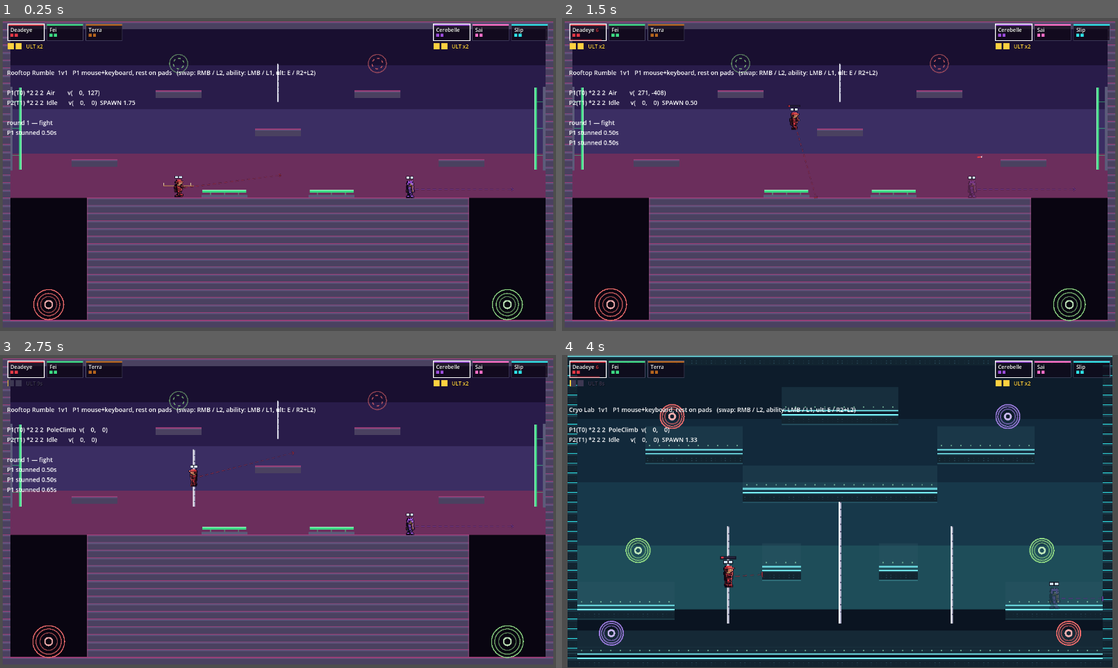
Above: before the commit, frames 1-4 (two rows, left to right).
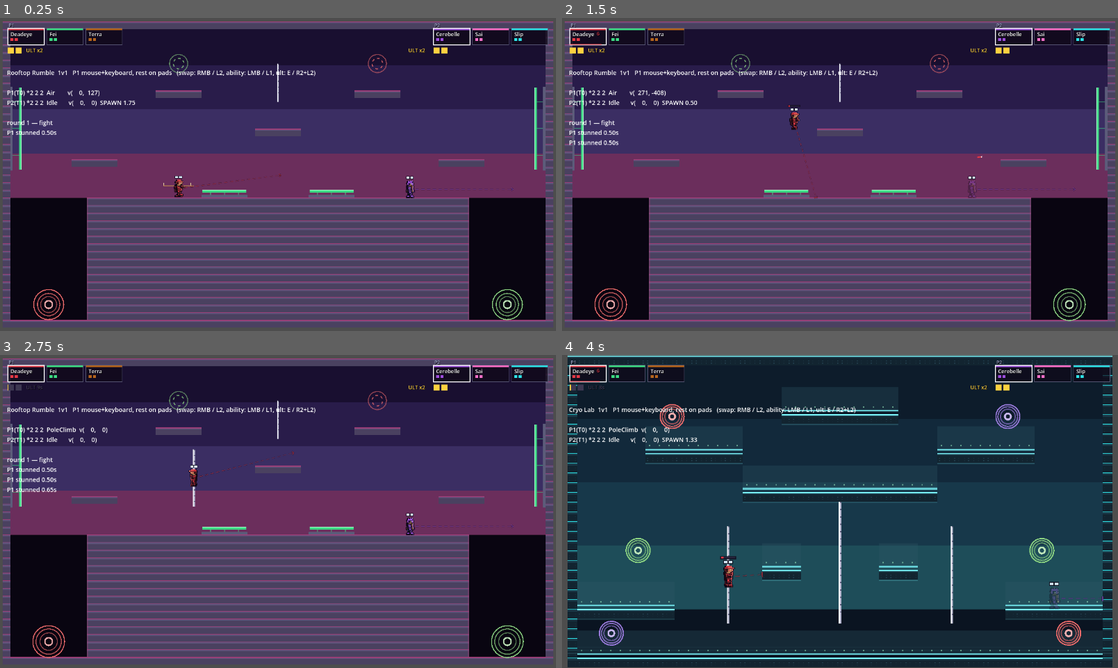
Above: after the commit, the same moments.

Repository: evanli02/stomp-fight-prototype
Game: Godot game, scene res://tests/terrain_harness.tscn
Same seed, same stepped clock (60 frames per second), same inputs: the game is played once before the commit and once after it. This scene is started directly instead of the project's main scene.
Inputs (mouse positions are in pixels of both pictures, inside the frame that each line leads up to):
- Up to frame 1 (0.25 s): no input
- Up to frame 2 (1.5 s): tap Enter at 0.5 s; move the mouse to (962, 158) at 0.52 s; hold Right 0.53-1.25 s; tap Keypad Enter at 0.6 s; click (962, 158) at 0.67 s; tap Space (p0_jump) at 0.77 s; drag from (728, 190) to (973, 183) at 1.27 s
- Up to frame 3 (2.75 s): move the mouse to (333, 442) at 2.02 s; hold Left from 2.03 s (still down); tap E at 2.1 s
- Up to frame 4 (4 s): release Left at 2.75 s; drag from (812, 574) to (756, 483) at 2.77 s; move the mouse to (1006, 558) at 3.52 s; hold Right from 3.53 s (still down); tap Shift at 3.6 s; tap Space (p0_jump) at 3.77 s

The runs differ from the first frame. In frame 1, 1.5% of the frame differs, in the area x 1-99%, y 1-12%; in frame 2, 1.6%; in frame 3, 1.5%; in frame 4, 1.3%.

Commit message:
fix(ui): lay the HUD out by team so 2v2 and 3v3 are readable
The HUD put seat 0 on the left and every OTHER seat at the same spot on
the right. Invisible at 1v1, and three blocks drawn on top of each other
at 3v3 - the formats shipped but their readout never did.

Blocks now group by team: team 0 stacks down the left edge, team 1 down
the right, so which side of the screen a block is on always answers whose
it is. Each block gained a seat label, because from 2v2 up there are
three identical-looking blocks per side and the side alone stops being
enough.

They also scale with the format - full size up to two seats, 0.80 at
four, 0.64 at six. Six full-size blocks would cover a third of the
screen, and a HUD that overlaps the fight is worse than a terse one. Hero
names are the first thing dropped when they shrink: widest element, least
useful once you know the roster, and the accent stripe still says which
hero a card is. The ult label flips to the inboard side on mirrored
blocks so it cannot run off the right edge.

The layout is pure arithmetic over the roster and the format, so the
harness checks it without drawing: one block per seat, no two seats in
the same place, and the whole stack clear of the play area, at all three
formats. The collision check is exactly the bug this replaced.

Match harness 217 -> 226.

Co-Authored-By: Claude Opus 5 <noreply@anthropic.com>

Diff:
--- a/src/ui/hud.gd
+++ b/src/ui/hud.gd
@@ -3,13 +3,24 @@
 ## active hero highlighted, an ability cooldown bar, and the ultimate marker.
 ##
 ## Reads MatchState and never mutates it. Drawn in code rather than laid out as
-## nodes because the layout is entirely a function of the roster, which is not
-## known until the round starts.
+## nodes because the layout is entirely a function of the roster and the format,
+## neither of which is known until the round starts.
+##
+## Laid out by TEAM, not by seat: team 0 stacks down the left edge and team 1
+## down the right, so which side of the screen a block is on always answers
+## "whose side is that". The previous version put seat 0 on the left and every
+## other seat at the same spot on the right, which was fine at 1v1 and drew three
+## blocks on top of each other at 3v3.
+##
+## Blocks shrink as the format grows. Six full-size blocks do not fit above the
+## play area, and a HUD that overlaps the fight is worse than a terse one.
 
 const CARD_W: float = 84.0
 const CARD_H: float = 38.0
 const CARD_GAP: float = 6.0
-const MARGIN: Vector2 = Vector2(18, 14)
+const MARGIN: Vector2 = Vector2(18, 12)
+## Gap between one seat's block and the next one down.
+const ROW_GAP: float = 10.0
 
 const COL_BG: Color = Color(0.06, 0.03, 0.09, 0.72)
 const COL_FRAME: Color = Color(0.36, 0.36, 0.48)
@@ -17,6 +28,7 @@
 const COL_PIP_OFF: Color = Color(0.24, 0.22, 0.32)
 const COL_DEAD: Color = Color(0.5, 0.5, 0.5, 0.35)
 const COL_ULT: Color = Color(1, 0.82, 0.25)
+const COL_SEAT: Color = Color(0.62, 0.64, 0.78)
 
 var _canvas: Control
 
@@ -42,72 +54,132 @@
 func _process(_delta: float) -> void:
 	_canvas.queue_redraw()  # cooldown bars are continuous; the rest is signal-driven
 
+## How much of the full-size block a seat gets. One block per seat at full size
+## is 1v1's luxury; six of them would cover a third of the screen, and the HUD
+## must never be the reason you lost track of a body.
+func _scale() -> float:
+	match MatchState.players.size():
+		0, 1, 2:
+			return 1.0
+		3, 4:
+			return 0.80
+	return 0.64
+
+## Seats grouped by team, in seat order. Teams come from MatchState rather than
+## GameManager because a debug scene can register whatever teams it likes.
+func _teams() -> Dictionary:
+	var out := {}
+	var seats: Array = MatchState.players.keys()
+	seats.sort()
+	for pid in seats:
+		var team: int = MatchState.team_of(pid)
+		if not out.has(team):
+			out[team] = []
+		out[team].append(pid)
+	return out
+
 func _draw_hud() -> void:
 	if MatchState.players.is_empty():
 		return
 	var font := ThemeDB.fallback_font
+	var s := _scale()
 	var width := _canvas.size.x
-	for pid in MatchState.players:
-		# Seat 0 hugs the left edge, everyone else mirrors to the right.
-		var mirrored: bool = pid != 0
-		var roster: Array = MatchState.roster(pid)
-		var block_w := roster.size() * CARD_W + (roster.size() - 1) * CARD_GAP
-		var origin := Vector2(width - MARGIN.x - block_w if mirrored else MARGIN.x, MARGIN.y)
-		_draw_player(font, pid, roster, origin)
+	for team in _teams():
+		var seats: Array = _teams()[team]
+		# Team 0 hugs the left edge; every other team mirrors to the right. Two
+		# teams is the format (DESIGN 2.1), so in practice this is left and right.
+		var mirrored: bool = team != 0
+		for row in seats.size():
+			var pid: int = seats[row]
+			var roster: Array = MatchState.roster(pid)
+			var block_w: float = roster.size() * CARD_W * s + (roster.size() - 1) * CARD_GAP * s
+			var origin := Vector2(
+				width - MARGIN.x - block_w if mirrored else MARGIN.x,
+				MARGIN.y + row * (_block_h(s) + ROW_GAP * s))
+			_draw_player(font, pid, roster, origin, s, mirrored)
 
-func _draw_player(font: Font, pid: int, roster: Array, origin: Vector2) -> void:
+## Header line, card row, ultimate row.
+func _block_h(s: float) -> float:
+	return (12.0 + CARD_H + 6.0 + 14.0) * s
+
+func _draw_player(font: Font, pid: int, roster: Array, origin: Vector2, s: float,
+		mirrored: bool) -> void:
 	var active := MatchState.active_hero(pid)
+	var card := Vector2(CARD_W, CARD_H) * s
+	var gap := CARD_GAP * s
+	# Which seat this is. At 1v1 the side of the screen already says it; from 2v2
+	# up there are three identical-looking blocks per side and the label is the
+	# only thing telling them apart.
+	_text(font, origin + Vector2(2, 9 * s), "P%d" % (pid + 1), int(maxf(10.0, 11.0 * s)),
+		COL_SEAT)
+	var top := origin + Vector2(0, 12.0 * s)
+
 	for i in roster.size():
 		var hero_id: StringName = roster[i]
-		var pos := origin + Vector2(i * (CARD_W + CARD_GAP), 0)
-		var rect := Rect2(pos, Vector2(CARD_W, CARD_H))
+		var pos := top + Vector2(i * (card.x + gap), 0)
+		var rect := Rect2(pos, card)
 		var lives := MatchState.lives_of(pid, hero_id)
 		var data := GameManager.hero_data(hero_id)
 		var accent: Color = data.accent_color if data != null else Color.WHITE
 
 		_canvas.draw_rect(rect, COL_BG)
 		# The accent stripe is the hero's identity; it greys out when eliminated
-		# so a dead hero reads as gone at a glance, not just as empty pips.
-		var stripe := Rect2(pos, Vector2(CARD_W, 4))
-		_canvas.draw_rect(stripe, accent if lives > 0 else COL_DEAD)
+		# so a dead hero reads as gone at a glance, not just as empty pips. It is
+		# also what carries identity once the format is too tight for names.
+		_canvas.draw_rect(Rect2(pos, Vector2(card.x, 4.0 * s)),
+			accent if lives > 0 else COL_DEAD)
 		_canvas.draw_rect(rect, COL_ACTIVE if hero_id == active else COL_FRAME,
 			false, 2.0 if hero_id == active else 1.0)
 
-		var name_text: String = data.hero_name if data != null else String(hero_id)
-		_text(font, pos + Vector2(6, 18), name_text, 12,
-			Color.WHITE if lives > 0 else COL_DEAD)
+		# Names are the first thing to go when blocks shrink: they are the widest
+		# element and the least useful once you know the roster, and the accent
+		# stripe still says which hero it is.
+		if s >= 0.9:
+			var name_text: String = data.hero_name if data != null else String(hero_id)
+			_text(font, pos + Vector2(6, 18) * s, name_text, 12,
+				Color.WHITE if lives > 0 else COL_DEAD)
 
+		var pip_y: float = (18.0 if s < 0.9 else 22.0) * s
 		for pip in MatchState.LIVES_PER_HERO:
 			var filled := pip < lives
-			var p := Rect2(pos + Vector2(6 + pip * 10, 22), Vector2(7, 7))
-			_canvas.draw_rect(p, accent if filled else COL_PIP_OFF)
+			var box := Rect2(pos + Vector2(6.0 * s + pip * 10.0 * s, pip_y),
+				Vector2(7, 7) * s)
+			_canvas.draw_rect(box, accent if filled else COL_PIP_OFF)
 
 		# Cooldown: a draining bar AND the number of seconds. The number is the
 		# accessible half — bars alone are unreadable at a glance mid-fight.
 		var cd := MatchState.cooldown_remaining(pid, hero_id)
 		if cd > 0.0 and data != null and data.ability_cooldown > 0.0:
 			var frac: float = clampf(cd / data.ability_cooldown, 0.0, 1.0)
-			_canvas.draw_rect(Rect2(pos + Vector2(0, CARD_H - 3),
-				Vector2(CARD_W * frac, 3)), accent * Color(1, 1, 1, 0.55))
-			_text(font, pos + Vector2(CARD_W - 24, 18), "%.0f" % ceilf(cd), 11, accent)
+			_canvas.draw_rect(Rect2(pos + Vector2(0, card.y - 3.0 * s),
+				Vector2(card.x * frac, 3.0 * s)), accent * Color(1, 1, 1, 0.55))
+			_text(font, pos + Vector2(card.x - 22.0 * s, 16.0 * s), "%.0f" % ceilf(cd),
+				int(maxf(9.0, 11.0 * s)), accent)
 
 	# Ultimates are per PLAYER, not per hero (DESIGN 2.3): one lamp each, plus the
 	# gap between uses when one is still cooling down.
-	var ult_pos := origin + Vector2(0, CARD_H + 6)
+	var ult_pos := top + Vector2(0, card.y + 6.0 * s)
 	var left := MatchState.ults_left(pid)
-	var cd := MatchState.ult_cooldown_remaining(pid)
+	var cd_ult := MatchState.ult_cooldown_remaining(pid)
+	var lamp := 14.0 * s
 	for i in MatchState.ULTS_PER_ROUND:
-		var box := Rect2(ult_pos + Vector2(i * 18, 0), Vector2(14, 14))
+		var box := Rect2(ult_pos + Vector2(i * (lamp + 4.0 * s), 0), Vector2(lamp, lamp))
 		_canvas.draw_rect(box, COL_ULT if i < left else COL_PIP_OFF)
-		if i < left and cd > 0.0:
+		if i < left and cd_ult > 0.0:
 			# Draining fill: the charge is banked but not yet usable.
-			var frac: float = clampf(1.0 - cd / MatchState.ULT_COOLDOWN, 0.0, 1.0)
+			var frac: float = clampf(1.0 - cd_ult / MatchState.ULT_COOLDOWN, 0.0, 1.0)
 			_canvas.draw_rect(box, COL_PIP_OFF)
-			_canvas.draw_rect(Rect2(box.position, Vector2(14 * frac, 14)), COL_ULT)
+			_canvas.draw_rect(Rect2(box.position, Vector2(lamp * frac, lamp)), COL_ULT)
 	var label := "ULT x%d" % left
-	if cd > 0.0:
-		label = "ULT %.0fs" % cd
+	if cd_ult > 0.0:
+		label = "ULT %.0fs" % cd_ult
 	elif left == 0:
-		label = "no ults left"
-	_text(font, ult_pos + Vector2(MatchState.ULTS_PER_ROUND * 18 + 6, 12), label, 12,
+		label = "no ults"
+	# Mirrored blocks put the label on the inboard side, so it never runs off the
+	# right edge of the screen at 3v3 where the block is already at the margin.
+	var label_at := ult_pos + Vector2(MatchState.ULTS_PER_ROUND * (lamp + 4.0 * s) + 6.0 * s,
+		lamp * 0.85)
+	if mirrored:
+		label_at = ult_pos + Vector2(-6.0 * s - 52.0 * s, lamp * 0.85)
+	_text(font, label_at, label, int(maxf(9.0, 12.0 * s)),
 		COL_ULT if MatchState.ult_available(pid) else COL_PIP_OFF)
--- a/tests/match_harness.gd
+++ b/tests/match_harness.gd
@@ -61,6 +61,7 @@
 	await _check_team_formats()
 	await _check_lobby_seating()
 	await _check_pause_actions()
+	await _check_hud_layout()
 
 ## Hero select's rules, driven directly rather than through synthetic button
 ## presses — the screen is a thin shell over these and the rules are the part
@@ -941,3 +942,62 @@
 	Audio.play(&"stomp")
 	Audio.master_volume = 1.0
 	check("muting is honoured without erroring", true)
+
+## The HUD's layout is pure arithmetic over the roster and the format, so it can
+## be checked without drawing anything. What matters is that no two seats land in
+## the same place and nothing runs off the screen - the old version put seat 0 on
+## the left and every other seat at the same spot on the right, which was invisible
+## at 1v1 and drew three blocks on top of each other at 3v3.
+func _check_hud_layout() -> void:
+	var hud := load("res://src/ui/hud.gd").new() as CanvasLayer
+	add_child(hud)
+	await step(2)
+
+	for size: int in [1, 2, 3]:
+		GameManager.team_size = size
+		var rosters := {}
+		var teams := {}
+		for seat in GameManager.seat_count():
+			rosters[seat] = [&"deadeye", &"fei", &"terra"] as Array[StringName]
+			teams[seat] = GameManager.team_of_seat(seat)
+		GameManager.start_match(rosters, teams)
+		await step(2)
+
+		# Recompute the block origins the same way the HUD does, and look for
+		# collisions. Two seats sharing an origin is the exact bug this replaced.
+		var origins: Array[Vector2] = []
+		var s: float = hud._scale()
+		var width := 1280.0
+		var grouped: Dictionary = hud._teams()
+		for team in grouped:
+			var seats: Array = grouped[team]
+			for row in seats.size():
+				var block_w: float = 3.0 * hud.CARD_W * s + 2.0 * hud.CARD_GAP * s
+				var mirrored: bool = team != 0
+				origins.append(Vector2(
+					width - hud.MARGIN.x - block_w if mirrored else hud.MARGIN.x,
+					hud.MARGIN.y + row * (hud._block_h(s) + hud.ROW_GAP * s)))
+
+		check("%dv%d draws one block per seat" % [size, size],
+			origins.size() == GameManager.seat_count(),
+			"blocks=%d seats=%d" % [origins.size(), GameManager.seat_count()])
+
+		var overlap := ""
+		for i in origins.size():
+			for j in range(i + 1, origins.size()):
+				if origins[i].distance_to(origins[j]) < 4.0:
+					overlap += " %s" % origins[i]
+		check("%dv%d puts no two seats in the same place" % [size, size],
+			overlap.is_empty(), overlap)
+
+		# The whole stack has to stay clear of the play area. Anything past a
+		# third of a 720px screen is a HUD covering the fight.
+		var lowest: float = 0.0
+		for at: Vector2 in origins:
+			lowest = maxf(lowest, at.y + hud._block_h(s))
+		check("%dv%d keeps the HUD out of the play area" % [size, size], lowest < 240.0,
+			"reaches y=%.0f" % lowest)
+
+	GameManager.team_size = 1
+	hud.queue_free()
+	await step(2)
Not shown, changed: docs/DESIGN.md
Not shown, changed: docs/IMPLEMENTATION.md
Not shown, changed: docs/PLAYTEST.md
Not shown, changed: handoff.md
